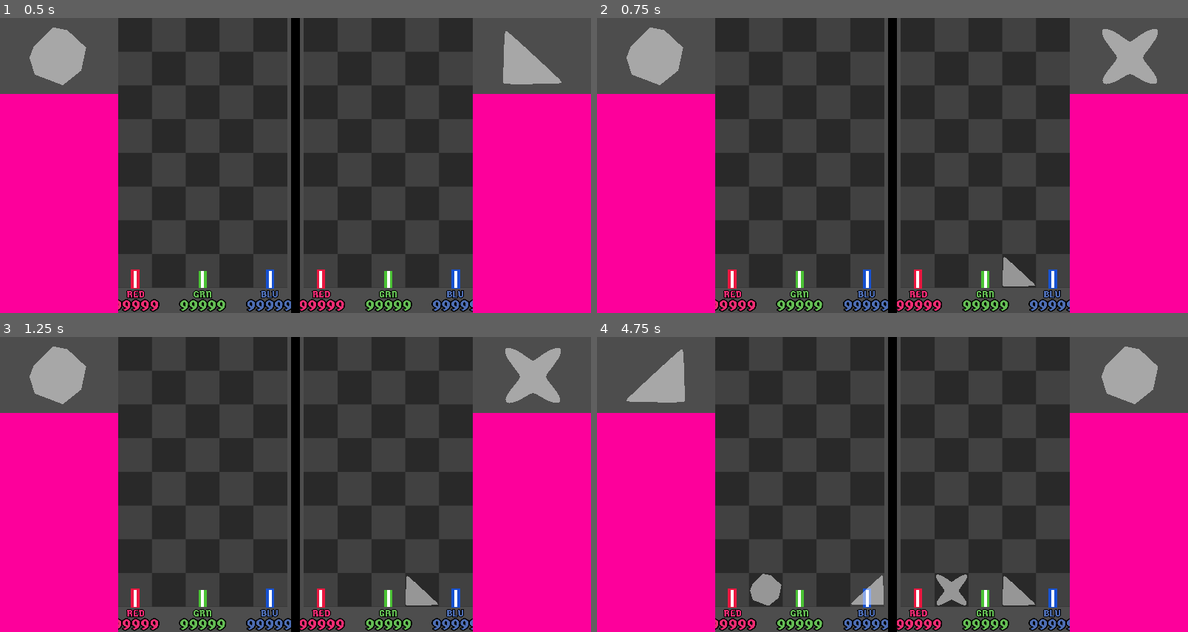
Above: before the commit, frames 1-4 (two rows, left to right).
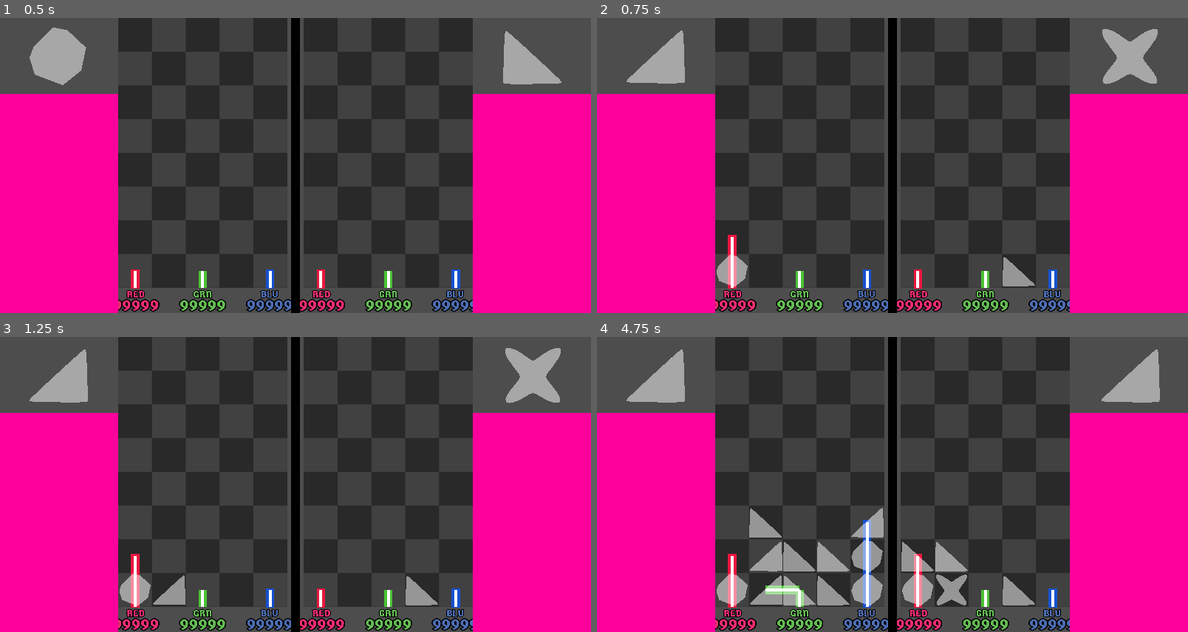
Above: after the commit, the same moments.

Repository: foolmoron/Prismancer
Game: Godot game, scene res://game_landscape.tscn
The game is run twice, just before and just after one commit, with the same random seed, the same clock (stepped at 60 frames per second) and the same inputs. Before the commit the project starts from res://main.tscn.
Inputs (mouse positions are in pixels of both pictures, inside the frame that each line leads up to):
- Up to frame 1 (0.5 s): no input
- Up to frame 2 (0.75 s): tap Enter at 0.5 s; move the mouse to (1022, 150) at 0.52 s; tap 1 (p1_0, bound only after the commit) at 0.6 s; click (1022, 150) at 0.67 s
- Up to frame 3 (1.25 s): tap 2 (p1_1, bound only after the commit) at 0.8 s
- Up to frame 4 (4.75 s): tap Space at 1.25, 2.75, 4.25 s; move the mouse to (774, 499) at 1.27 s; tap 2 (p1_1, bound only after the commit) at 1.35 s; click (774, 499) at 1.42 s; tap 3 (p1_2, bound only after the commit) at 1.55, 2.1 s; tap Enter at 2, 3.5 s; move the mouse to (951, 419) at 2.02 s; click (951, 419) at 2.17 s; tap 4 (p1_3, bound only after the commit) at 2.3, 2.85 s; move the mouse to (862, 543) at 2.77 s; click (862, 543) at 2.92 s; tap 5 (p1_4, bound only after the commit) at 3.05, 3.6 s; move the mouse to (1069, 528) at 3.52 s; click (1069, 528) at 3.67 s; tap Y (p2_0, bound only after the commit) at 3.8, 4.35 s; move the mouse to (715, 440) at 4.27 s; click (715, 440) at 4.42 s; tap U (p2_1, bound only after the commit) at 4.55 s

Frame 1 is identical in both runs. In frame 2, 1.4% of the frame differs, in the area x 5-26%, y 3-92%; in frame 3, 1.7%; in frame 4, 5.5%, in the area x 20-96%, y 3-92%.

Commit message:
keyboards

Diff:
--- a/Scenes/side.gd
+++ b/Scenes/side.gd
@@ -1,5 +1,9 @@
 class_name Side
 extends Node3D
+
+@export_range(0, 1) var player := 0;
+static var P1_ACTIONS := ["p1_0", "p1_1", "p1_2", "p1_3", "p1_4"]
+static var P2_ACTIONS := ["p2_0", "p2_1", "p2_2", "p2_3", "p2_4"]
 
 @export var gem_spawn_entries: Array[GemSpawnEntry] = []
 var gem_spawns : Array[PackedScene] = []
@@ -24,7 +28,11 @@
 
 # Called every frame. 'delta' is the elapsed time since the previous frame.
 func _process(delta: float) -> void:
-	pass
+	var actions := P1_ACTIONS if player == 0 else P2_ACTIONS
+	for i in range(actions.size()):
+		if Input.is_action_just_pressed(actions[i]):
+			do_column(i)
+			break
 
 func setup_next_gem() -> void:
 	gem_next = gem_spawns.pick_random().instantiate() as Gem
@@ -35,16 +43,19 @@
 		return
 	var evt := event as InputEventScreenTouch
 	if evt.pressed:
-		var idx := grid.to_idx(column_idx, -1)
-		if grid.cells[idx].gem != null:
-			return
-		while idx >= grid.columns && grid.cells[idx - grid.columns].gem == null:
-			idx -= grid.columns
-		gem_next.reparent(self, false)
-		gem_next.global_position = coord_to_global_pos(Vector2i(idx % grid.columns, idx / grid.columns))
-		grid.cells[idx].gem = gem_next
-		setup_next_gem()
-		grid.refresh()
+		do_column(column_idx)
+
+func do_column(column_idx: int) -> void:
+	var idx := grid.to_idx(column_idx, -1)
+	if grid.cells[idx].gem != null:
+		return
+	while idx >= grid.columns && grid.cells[idx - grid.columns].gem == null:
+		idx -= grid.columns
+	gem_next.reparent(self, false)
+	gem_next.global_position = coord_to_global_pos(Vector2i(idx % grid.columns, idx / grid.columns))
+	grid.cells[idx].gem = gem_next
+	setup_next_gem()
+	grid.refresh()
 
 func coord_to_global_pos(coord: Vector2i) -> Vector3:
 	return origin + Vector3(GRID_SIZE / 2, GRID_SIZE / 2, 0) + Vector3(coord.x * GRID_SIZE, coord.y * GRID_SIZE, 10.0)
--- /dev/null
+++ b/game_landscape.tscn
@@ -0,0 +1,34 @@
+[gd_scene load_steps=7 format=3 uid="uid://d1c2lgs1slfj2"]
+
+[ext_resource type="PackedScene" uid="uid://ctx36oft835ud" path="res://Scenes/side.tscn" id="1_swmvj"]
+[ext_resource type="PackedScene" uid="uid://o7da5ms7uaw1" path="res://Scenes/side_flipped.tscn" id="2_44qxm"]
+[ext_resource type="Shader" path="res://Shaders/unlit_tex.gdshader" id="3_wfaqv"]
+[ext_resource type="Texture2D" uid="uid://ce1hk00a71g72" path="res://Art/square.png" id="4_fj4sy"]
+
+[sub_resource type="ShaderMaterial" id="ShaderMaterial_6cf0a"]
+render_priority = 0
+shader = ExtResource("3_wfaqv")
+shader_parameter/color = Color(0, 0, 0, 1)
+shader_parameter/tex = ExtResource("4_fj4sy")
+
+[sub_resource type="QuadMesh" id="QuadMesh_823pp"]
+material = SubResource("ShaderMaterial_6cf0a")
+
+[node name="Node3D" type="Node3D"]
+
+[node name="Camera3D" type="Camera3D" parent="."]
+transform = Transform3D(1, 0, 0, 0, 1, 0, 0, 0, 1, 0, 0, 1000)
+keep_aspect = 0
+projection = 1
+current = true
+size = 1400.0
+far = 2000.0
+
+[node name="Side" parent="." instance=ExtResource("1_swmvj")]
+
+[node name="SideFlipped" parent="." instance=ExtResource("2_44qxm")]
+player = 1
+
+[node name="Separator" type="MeshInstance3D" parent="."]
+transform = Transform3D(20, 0, 0, 0, 700, 0, 0, 0, 1, 0, 0, 50)
+mesh = SubResource("QuadMesh_823pp")
--- /dev/null
+++ b/game_portrait.tscn
@@ -0,0 +1,35 @@
+[gd_scene load_steps=6 format=3 uid="uid://dahrgy4rhgob8"]
+
+[ext_resource type="PackedScene" uid="uid://ctx36oft835ud" path="res://Scenes/side.tscn" id="1_5heml"]
+[ext_resource type="Shader" path="res://Shaders/unlit_tex.gdshader" id="2_kc88c"]
+[ext_resource type="Texture2D" uid="uid://ce1hk00a71g72" path="res://Art/square.png" id="3_ffn6l"]
+
+[sub_resource type="ShaderMaterial" id="ShaderMaterial_6cf0a"]
+render_priority = 0
+shader = ExtResource("2_kc88c")
+shader_parameter/color = Color(0, 0, 0, 1)
+shader_parameter/tex = ExtResource("3_ffn6l")
+
+[sub_resource type="QuadMesh" id="QuadMesh_823pp"]
+material = SubResource("ShaderMaterial_6cf0a")
+
+[node name="Node3D" type="Node3D"]
+
+[node name="Camera3D" type="Camera3D" parent="."]
+transform = Transform3D(1, 0, 0, 0, 1, 0, 0, 0, 1, 0, 0, 1000)
+keep_aspect = 0
+projection = 1
+current = true
+size = 1400.0
+far = 2000.0
+
+[node name="Side" parent="." instance=ExtResource("1_5heml")]
+transform = Transform3D(-4.37114e-08, 1, 0, -1, -4.37114e-08, 0, 0, 0, 1, -350, -350, 0)
+
+[node name="Side2" parent="." instance=ExtResource("1_5heml")]
+transform = Transform3D(-4.37114e-08, -1, 0, 1, -4.37114e-08, 0, 0, 0, 1, 350, 350, 0)
+player = 1
+
+[node name="Separator" type="MeshInstance3D" parent="."]
+transform = Transform3D(20, 0, 0, 0, 700, 0, 0, 0, 1, 0, 0, 50)
+mesh = SubResource("QuadMesh_823pp")
--- a/main.tscn
+++ b/main.tscn
@@ -1,33 +1,3 @@
-[gd_scene load_steps=7 format=3 uid="uid://onqxkjnilams"]
-
-[ext_resource type="PackedScene" uid="uid://ctx36oft835ud" path="res://Scenes/side.tscn" id="2_04fjn"]
-[ext_resource type="Shader" path="res://Shaders/unlit_tex.gdshader" id="3_lkugl"]
-[ext_resource type="PackedScene" uid="uid://o7da5ms7uaw1" path="res://Scenes/side_flipped.tscn" id="3_w67uk"]
-[ext_resource type="Texture2D" uid="uid://ce1hk00a71g72" path="res://Art/square.png" id="4_m0n83"]
-
-[sub_resource type="ShaderMaterial" id="ShaderMaterial_6cf0a"]
-render_priority = 0
-shader = ExtResource("3_lkugl")
-shader_parameter/color = Color(0, 0, 0, 1)
-shader_parameter/tex = ExtResource("4_m0n83")
-
-[sub_resource type="QuadMesh" id="QuadMesh_823pp"]
-material = SubResource("ShaderMaterial_6cf0a")
+[gd_scene format=3 uid="uid://onqxkjnilams"]
 
 [node name="Node3D" type="Node3D"]
-
-[node name="Camera3D" type="Camera3D" parent="."]
-transform = Transform3D(1, 0, 0, 0, 1, 0, 0, 0, 1, 0, 0, 1000)
-keep_aspect = 0
-projection = 1
-current = true
-size = 1400.0
-far = 2000.0
-
-[node name="Side" parent="." instance=ExtResource("2_04fjn")]
-
-[node name="SideFlipped" parent="." instance=ExtResource("3_w67uk")]
-
-[node name="Separator" type="MeshInstance3D" parent="."]
-transform = Transform3D(20, 0, 0, 0, 700, 0, 0, 0, 1, 0, 0, 50)
-mesh = SubResource("QuadMesh_823pp")
--- a/project.godot
+++ b/project.godot
@@ -11,7 +11,7 @@
 [application]
 
 config/name="Prismancer"
-run/main_scene="res://main.tscn"
+run/main_scene="res://game_landscape.tscn"
 config/features=PackedStringArray("4.3", "GL Compatibility")
 boot_splash/bg_color=Color(1, 1, 1, 1)
 config/icon="res://icon.svg"
@@ -34,6 +34,59 @@
 window/size/viewport_height=700
 window/stretch/mode="viewport"
 
+[input]
+
+p1_0={
+"deadzone": 0.5,
+"events": [Object(InputEventKey,"resource_local_to_scene":false,"resource_name":"","device":-1,"window_id":0,"alt_pressed":false,"shift_pressed":false,"ctrl_pressed":false,"meta_pressed":false,"pressed":false,"keycode":0,"physical_keycode":49,"key_label":0,"unicode":49,"location":0,"echo":false,"script":null)
+]
+}
+p1_1={
+"deadzone": 0.5,
+"events": [Object(InputEventKey,"resource_local_to_scene":false,"resource_name":"","device":-1,"window_id":0,"alt_pressed":false,"shift_pressed":false,"ctrl_pressed":false,"meta_pressed":false,"pressed":false,"keycode":0,"physical_keycode":50,"key_label":0,"unicode":50,"location":0,"echo":false,"script":null)
+]
+}
+p1_2={
+"deadzone": 0.5,
+"events": [Object(InputEventKey,"resource_local_to_scene":false,"resource_name":"","device":-1,"window_id":0,"alt_pressed":false,"shift_pressed":false,"ctrl_pressed":false,"meta_pressed":false,"pressed":false,"keycode":0,"physical_keycode":51,"key_label":0,"unicode":51,"location":0,"echo":false,"script":null)
+]
+}
+p1_3={
+"deadzone": 0.5,
+"events": [Object(InputEventKey,"resource_local_to_scene":false,"resource_name":"","device":-1,"window_id":0,"alt_pressed":false,"shift_pressed":false,"ctrl_pressed":false,"meta_pressed":false,"pressed":false,"keycode":0,"physical_keycode":52,"key_label":0,"unicode":52,"location":0,"echo":false,"script":null)
+]
+}
+p1_4={
+"deadzone": 0.5,
+"events": [Object(InputEventKey,"resource_local_to_scene":false,"resource_name":"","device":-1,"window_id":0,"alt_pressed":false,"shift_pressed":false,"ctrl_pressed":false,"meta_pressed":false,"pressed":false,"keycode":0,"physical_keycode":53,"key_label":0,"unicode":53,"location":0,"echo":false,"script":null)
+]
+}
+p2_0={
+"deadzone": 0.5,
+"events": [Object(InputEventKey,"resource_local_to_scene":false,"resource_name":"","device":-1,"window_id":0,"alt_pressed":false,"shift_pressed":false,"ctrl_pressed":false,"meta_pressed":false,"pressed":false,"keycode":0,"physical_keycode":89,"key_label":0,"unicode":121,"location":0,"echo":false,"script":null)
+]
+}
+p2_1={
+"deadzone": 0.5,
+"events": [Object(InputEventKey,"resource_local_to_scene":false,"resource_name":"","device":-1,"window_id":0,"alt_pressed":false,"shift_pressed":false,"ctrl_pressed":false,"meta_pressed":false,"pressed":false,"keycode":0,"physical_keycode":85,"key_label":0,"unicode":117,"location":0,"echo":false,"script":null)
+]
+}
+p2_2={
+"deadzone": 0.5,
+"events": [Object(InputEventKey,"resource_local_to_scene":false,"resource_name":"","device":-1,"window_id":0,"alt_pressed":false,"shift_pressed":false,"ctrl_pressed":false,"meta_pressed":false,"pressed":false,"keycode":0,"physical_keycode":73,"key_label":0,"unicode":105,"location":0,"echo":false,"script":null)
+]
+}
+p2_3={
+"deadzone": 0.5,
+"events": [Object(InputEventKey,"resource_local_to_scene":false,"resource_name":"","device":-1,"window_id":0,"alt_pressed":false,"shift_pressed":false,"ctrl_pressed":false,"meta_pressed":false,"pressed":false,"keycode":0,"physical_keycode":79,"key_label":0,"unicode":111,"location":0,"echo":false,"script":null)
+]
+}
+p2_4={
+"deadzone": 0.5,
+"events": [Object(InputEventKey,"resource_local_to_scene":false,"resource_name":"","device":-1,"window_id":0,"alt_pressed":false,"shift_pressed":false,"ctrl_pressed":false,"meta_pressed":false,"pressed":false,"keycode":0,"physical_keycode":80,"key_label":0,"unicode":112,"location":0,"echo":false,"script":null)
+]
+}
+
 [rendering]
 
 renderer/rendering_method="gl_compatibility"
